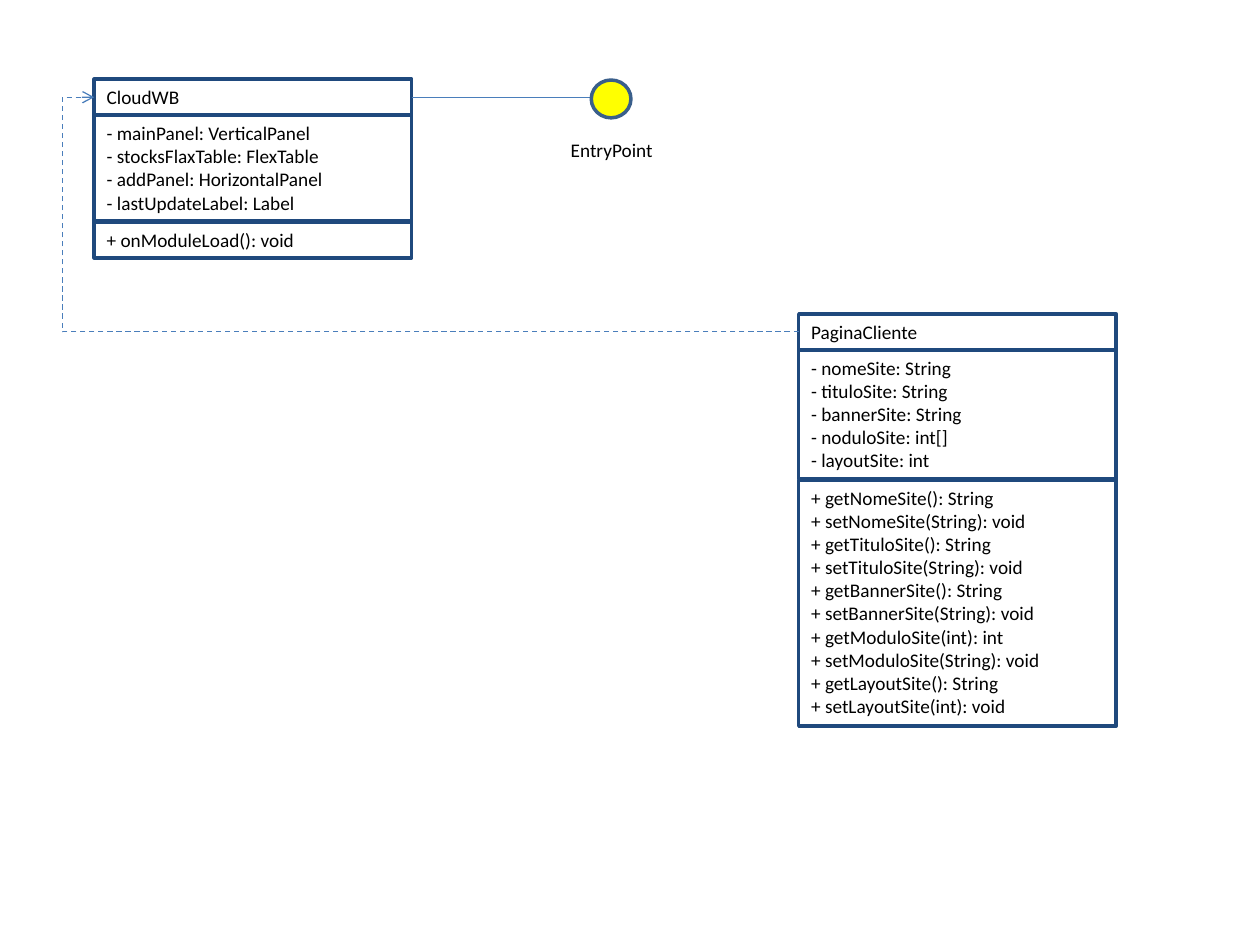
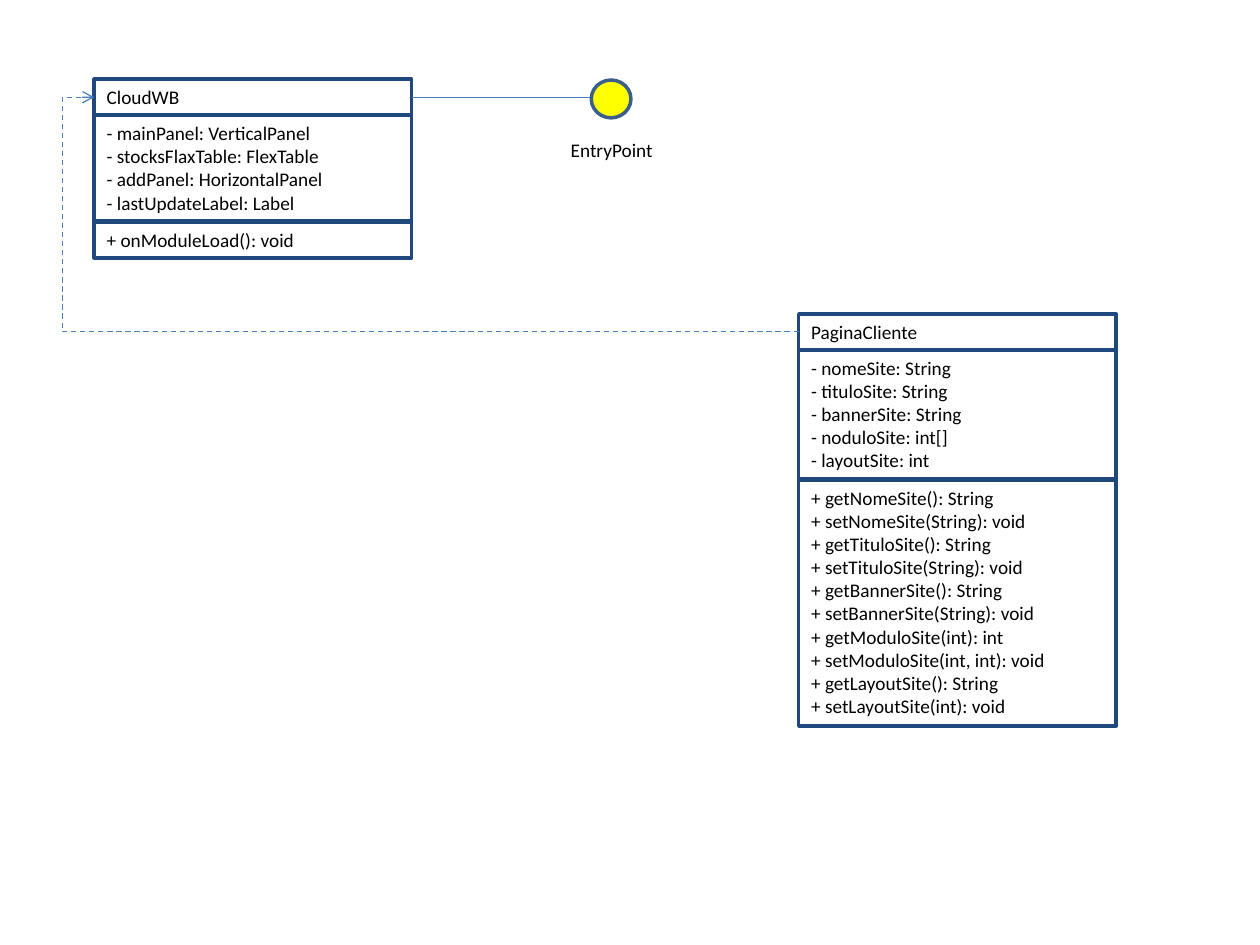
Before and after one commit to ms-uerj/cloudcw, a slide deck: slide 1 of Documentos/DiagramaClasses.pptx. Drawn at 1260x945 pixels with LibreOffice and Linux fonts; fonts in the diff are those of the drawing. Boxes give left, top, right and bottom in pixels: in the first picture for what was removed or moved away, otherwise in the second. Text is boxed around its words. In the diff, an @@ line names an element or a change of style, - is before the commit and + after.

Commit message:
Correção em método.

```diff
--- a/Documentos/DiagramaClasses.pptx
+++ b/Documentos/DiagramaClasses.pptx
@@ text in rectangle at (825, 653, 1044, 670): text changed @@
-+ setModuloSite(String): void
++ setModuloSite(int, int): void
```
